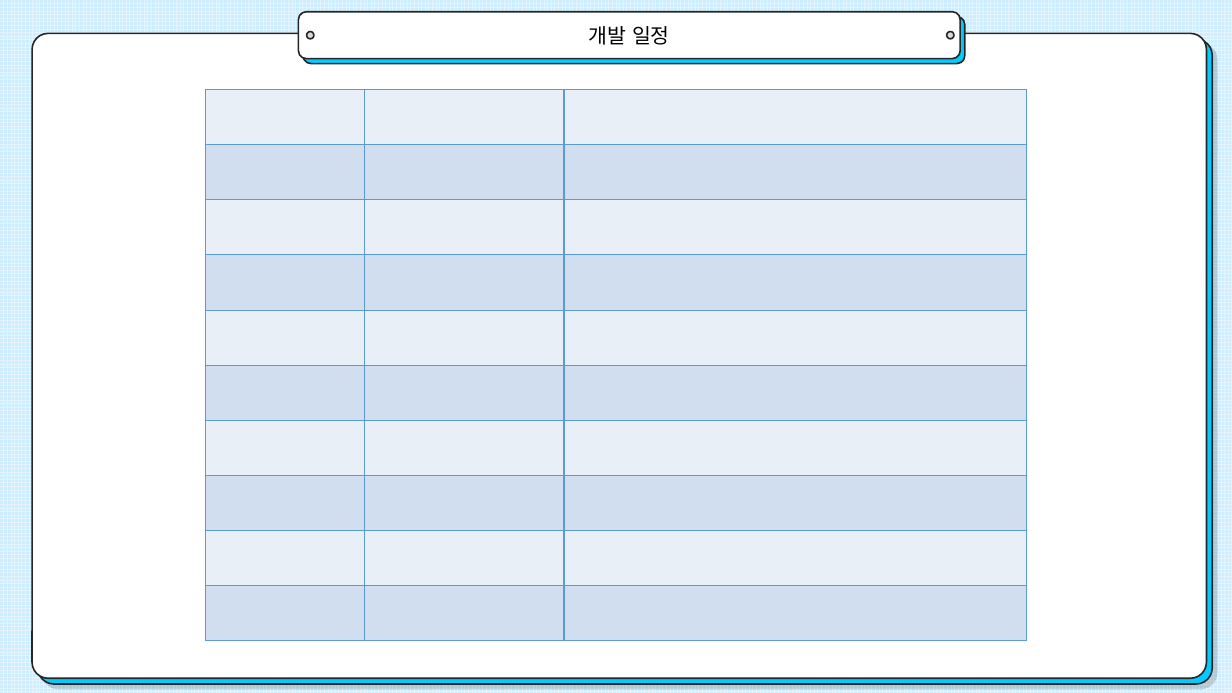
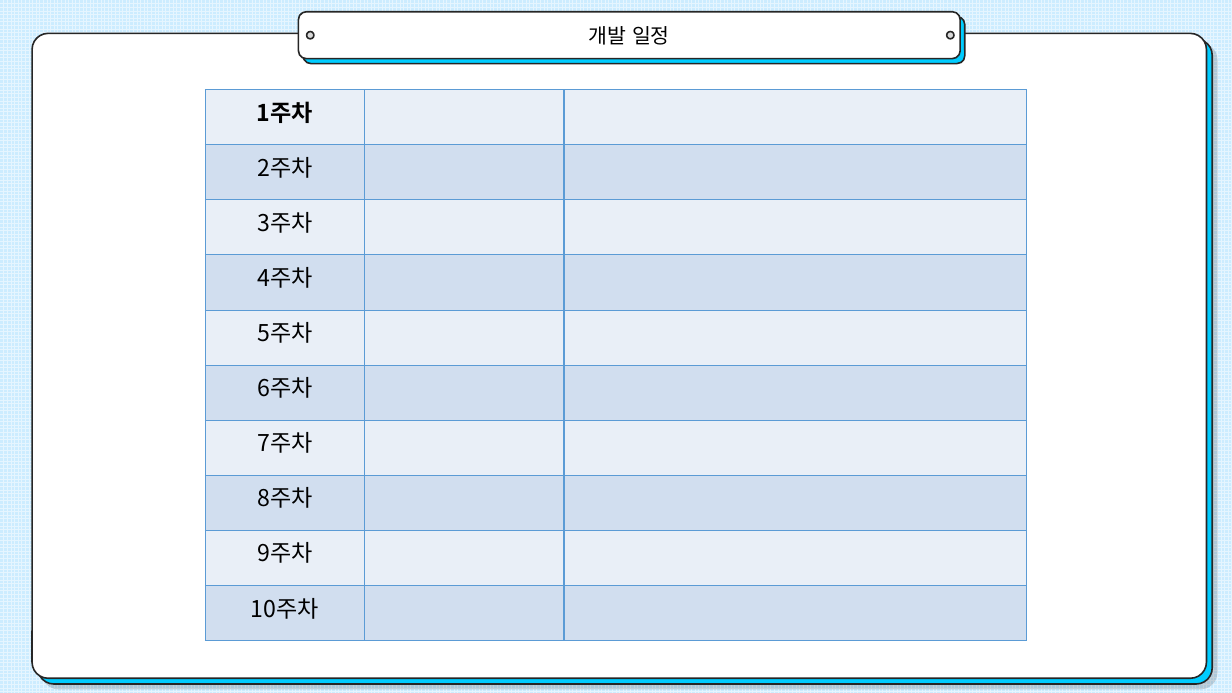
Before and after one commit to yeonii01/2020180038_2DGP_DRILL, a slide deck: slide 7 of 프로젝트1차/프로젝트 1차 발표 ppt.pptx. Drawn at 1232x693 pixels with LibreOffice and Linux fonts; fonts in the diff are those of the drawing. Boxes give left, top, right and bottom in pixels: in the first picture for what was removed or moved away, otherwise in the second. Text is boxed around its words. In the diff, an @@ line names an element or a change of style, - is before the commit and + after.

Commit message:
ppt 수정

```diff
--- a/프로젝트1차/프로젝트 1차 발표 ppt.pptx
+++ b/프로젝트1차/프로젝트 1차 발표 ppt.pptx
@@ table at (205,90,1027,641) @@
-row 1, column 1: 
+row 1, column 1: 1주차
-row 2, column 1: 
+row 2, column 1: 2주차
-row 3, column 1: 
+row 3, column 1: 3주차
-row 4, column 1: 
+row 4, column 1: 4주차
-row 5, column 1: 
+row 5, column 1: 5주차
-row 6, column 1: 
+row 6, column 1: 6주차
-row 7, column 1: 
+row 7, column 1: 7주차
-row 8, column 1: 
+row 8, column 1: 8주차
-row 9, column 1: 
+row 9, column 1: 9주차
-row 10, column 1: 
+row 10, column 1: 10주차
```
